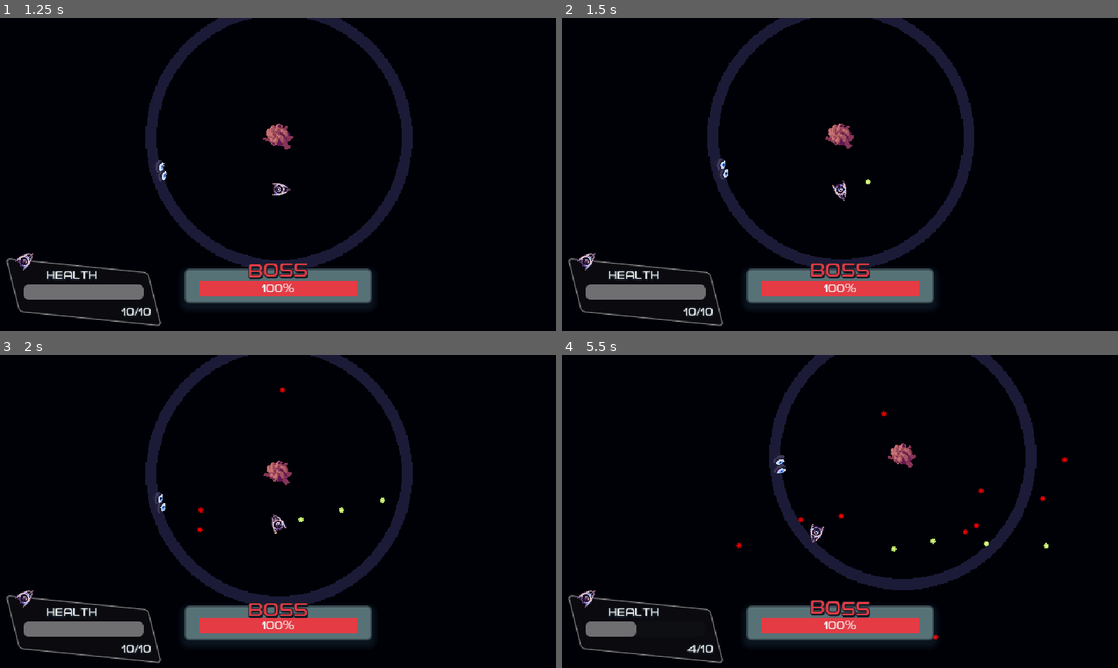
Above: before the commit, frames 1-4 (two rows, left to right).
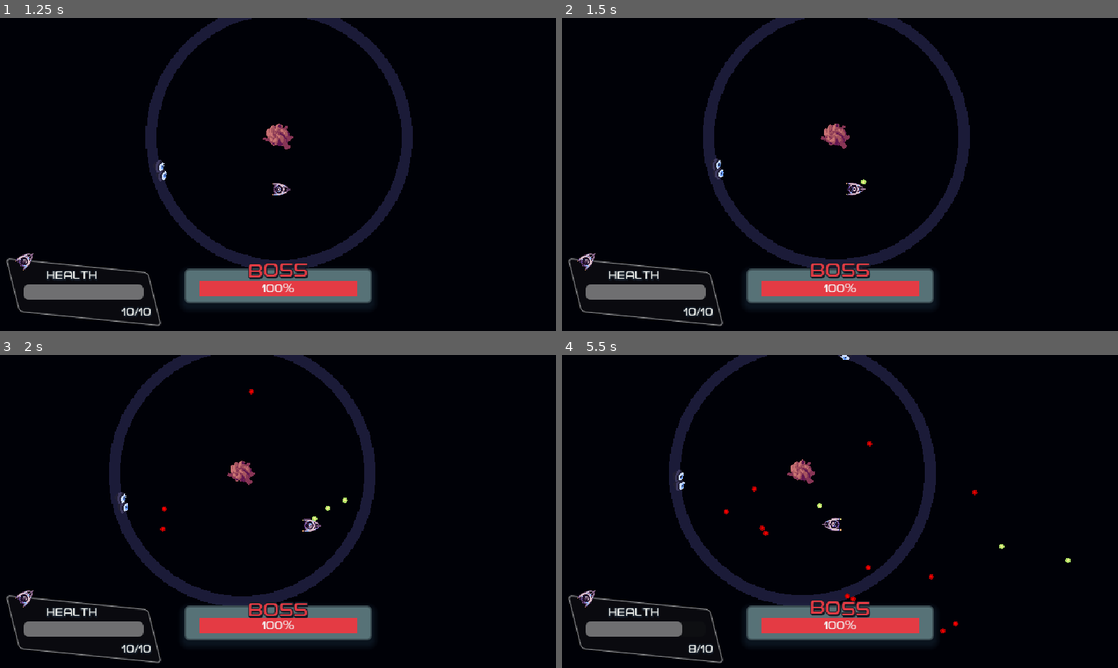
Above: after the commit, the same moments.

Repository: Yoshiip/boss-rush-jam-2024
Game: Godot game, scene res://levels/menu/menu.tscn
The game is run twice, just before and just after one commit, with the same random seed, the same clock (stepped at 60 frames per second) and the same inputs.
Inputs (mouse positions are in pixels of both pictures, inside the frame that each line leads up to):
- Up to frame 1 (1.25 s): click "Play" at 0.5 s
- Up to frame 2 (1.5 s): tap Enter at 1.25 s; move the mouse to (962, 158) at 1.27 s; hold D (steer_right, bound only before the commit) from 1.28 s (still down); hold Space (fire) from 1.28 s (still down)
- Up to frame 3 (2 s): keep holding D (steer_right, bound only before the commit); keep holding Space (fire)
- Up to frame 4 (5.5 s): move the mouse to (728, 527) at 2.02 s; release D (steer_right, bound only before the commit) at 2.03 s; release Space (fire) at 2.03 s; hold S (move_down, bound only after the commit) 2.03-2.78 s; tap Space (fire) at 2.1, 3.6, 5.1 s; move the mouse to (895, 442) at 2.77 s; hold D (steer_right, bound only before the commit) 2.78-3.53 s; hold Space (fire) 2.78-3.53 s; move the mouse to (812, 574) at 3.52 s; hold W (accelerate, bound only before the commit) 3.53-4.28 s; move the mouse to (1006, 558) at 4.27 s; hold Space (fire) 4.28-5.03 s; hold A (steer_left, bound only before the commit) from 4.28 s (still down); move the mouse to (673, 464) at 5.02 s

Frame 1 is identical in both runs. In frame 2, 3.2% of the frame differs, in the area x 25-75%, y 0-80%; in frame 3, 9.2%; in frame 4, 9.8%, in the area x 12-92%, y 0-96%.

Commit message:
8 ways movement

Diff:
--- a/assets/spaceship/spaceship.gd
+++ b/assets/spaceship/spaceship.gd
@@ -5,8 +5,7 @@
 
 const BULLET = preload("res://assets/bullets/bullet/bullet.tscn")
 
-const ROTATE_SPEED = 350.0
-const ACCELERATION_SPEED = 450.0
+const ACCELERATION_SPEED = 250.0
 const FRICTION_COEFF = 1.5
 
 var acceleration_force := Vector2.ZERO
@@ -20,13 +19,17 @@
 const FIRE_SPEED = 0.25
 @onready var fire_timer := FIRE_SPEED
 
+
 func _handle_input(delta: float) -> void:
-	if Input.is_action_pressed("steer_left"):
-		rotation_degrees -= ROTATE_SPEED * delta
-	if Input.is_action_pressed("steer_right"):
-		rotation_degrees += ROTATE_SPEED * delta
-	if Input.is_action_pressed("accelerate"):
-		acceleration_force = Vector2.RIGHT.rotated(rotation) * ACCELERATION_SPEED # forward
+	var axis = Vector2(
+		Input.get_axis("move_left", "move_right"),
+		Input.get_axis("move_up", "move_down")
+	)
+	if axis.length() > 0:
+		velocity = velocity.lerp(axis * ACCELERATION_SPEED, 20.0 * delta)
+		look_at(position+velocity)
+	else:
+		velocity = velocity.lerp(Vector2.ZERO, 2.0 * delta)
 
 func _handle_weapon(delta: float) -> void:
 	fire_timer -= delta
--- a/project.godot
+++ b/project.godot
@@ -39,35 +39,49 @@
 
 [input]
 
-steer_left={
-"deadzone": 0.5,
-"events": [Object(InputEventKey,"resource_local_to_scene":false,"resource_name":"","device":-1,"window_id":0,"alt_pressed":false,"shift_pressed":false,"ctrl_pressed":false,"meta_pressed":false,"pressed":false,"keycode":0,"physical_keycode":65,"key_label":0,"unicode":113,"location":0,"echo":false,"script":null)
-]
-}
-steer_right={
-"deadzone": 0.5,
-"events": [Object(InputEventKey,"resource_local_to_scene":false,"resource_name":"","device":-1,"window_id":0,"alt_pressed":false,"shift_pressed":false,"ctrl_pressed":false,"meta_pressed":false,"pressed":false,"keycode":0,"physical_keycode":68,"key_label":0,"unicode":100,"location":0,"echo":false,"script":null)
-]
-}
-accelerate={
-"deadzone": 0.5,
-"events": [Object(InputEventKey,"resource_local_to_scene":false,"resource_name":"","device":-1,"window_id":0,"alt_pressed":false,"shift_pressed":false,"ctrl_pressed":false,"meta_pressed":false,"pressed":false,"keycode":0,"physical_keycode":87,"key_label":0,"unicode":122,"location":0,"echo":false,"script":null)
-]
-}
-brake={
-"deadzone": 0.5,
-"events": [Object(InputEventKey,"resource_local_to_scene":false,"resource_name":"","device":-1,"window_id":0,"alt_pressed":false,"shift_pressed":false,"ctrl_pressed":false,"meta_pressed":false,"pressed":false,"keycode":0,"physical_keycode":83,"key_label":0,"unicode":115,"location":0,"echo":false,"script":null)
-]
-}
 fire={
 "deadzone": 0.5,
 "events": [Object(InputEventKey,"resource_local_to_scene":false,"resource_name":"","device":-1,"window_id":0,"alt_press …(191 unchanged characters)…
 , Object(InputEventMouseButton,"resource_local_to_scene":false,"resource_name":"","device":-1,"window_id":0,"alt_presse …(244 unchanged characters)…
+, Object(InputEventJoypadMotion,"resource_local_to_scene":false,"resource_name":"","device":-1,"axis":5,"axis_value":1.0,"script":null)
+, Object(InputEventJoypadButton,"resource_local_to_scene":false,"resource_name":"","device":-1,"button_index":0,"pressure":0.0,"pressed":true,"script":null)
 ]
 }
 restart={
 "deadzone": 0.5,
 "events": [Object(InputEventKey,"resource_local_to_scene":false,"resource_name":"","device":-1,"window_id":0,"alt_press …(192 unchanged characters)…
+]
+}
+move_left={
+"deadzone": 0.5,
+"events": [Object(InputEventKey,"resource_local_to_scene":false,"resource_name":"","device":-1,"window_id":0,"alt_pressed":false,"shift_pressed":false,"ctrl_pressed":false,"meta_pressed":false,"pressed":false,"keycode":0,"physical_keycode":65,"key_label":0,"unicode":113,"location":0,"echo":false,"script":null)
+, Object(InputEventKey,"resource_local_to_scene":false,"resource_name":"","device":-1,"window_id":0,"alt_pressed":false,"shift_pressed":false,"ctrl_pressed":false,"meta_pressed":false,"pressed":false,"keycode":0,"physical_keycode":4194319,"key_label":0,"unicode":0,"location":0,"echo":false,"script":null)
+, Object(InputEventJoypadMotion,"resource_local_to_scene":false,"resource_name":"","device":-1,"axis":0,"axis_value":-1.0,"script":null)
+, Object(InputEventJoypadButton,"resource_local_to_scene":false,"resource_name":"","device":-1,"button_index":13,"pressure":0.0,"pressed":true,"script":null)
+]
+}
+move_right={
+"deadzone": 0.5,
+"events": [Object(InputEventKey,"resource_local_to_scene":false,"resource_name":"","device":-1,"window_id":0,"alt_pressed":false,"shift_pressed":false,"ctrl_pressed":false,"meta_pressed":false,"pressed":false,"keycode":0,"physical_keycode":68,"key_label":0,"unicode":100,"location":0,"echo":false,"script":null)
+, Object(InputEventKey,"resource_local_to_scene":false,"resource_name":"","device":-1,"window_id":0,"alt_pressed":false,"shift_pressed":false,"ctrl_pressed":false,"meta_pressed":false,"pressed":false,"keycode":0,"physical_keycode":4194321,"key_label":0,"unicode":0,"location":0,"echo":false,"script":null)
+, Object(InputEventJoypadMotion,"resource_local_to_scene":false,"resource_name":"","device":-1,"axis":0,"axis_value":1.0,"script":null)
+, Object(InputEventJoypadButton,"resource_local_to_scene":false,"resource_name":"","device":-1,"button_index":14,"pressure":0.0,"pressed":true,"script":null)
+]
+}
+move_up={
+"deadzone": 0.5,
+"events": [Object(InputEventKey,"resource_local_to_scene":false,"resource_name":"","device":-1,"window_id":0,"alt_pressed":false,"shift_pressed":false,"ctrl_pressed":false,"meta_pressed":false,"pressed":false,"keycode":0,"physical_keycode":87,"key_label":0,"unicode":122,"location":0,"echo":false,"script":null)
+, Object(InputEventKey,"resource_local_to_scene":false,"resource_name":"","device":-1,"window_id":0,"alt_pressed":false,"shift_pressed":false,"ctrl_pressed":false,"meta_pressed":false,"pressed":false,"keycode":0,"physical_keycode":4194320,"key_label":0,"unicode":0,"location":0,"echo":false,"script":null)
+, Object(InputEventJoypadMotion,"resource_local_to_scene":false,"resource_name":"","device":-1,"axis":1,"axis_value":-1.0,"script":null)
+, Object(InputEventJoypadButton,"resource_local_to_scene":false,"resource_name":"","device":-1,"button_index":11,"pressure":0.0,"pressed":true,"script":null)
+]
+}
+move_down={
+"deadzone": 0.5,
+"events": [Object(InputEventKey,"resource_local_to_scene":false,"resource_name":"","device":-1,"window_id":0,"alt_pressed":false,"shift_pressed":false,"ctrl_pressed":false,"meta_pressed":false,"pressed":false,"keycode":0,"physical_keycode":83,"key_label":0,"unicode":115,"location":0,"echo":false,"script":null)
+, Object(InputEventKey,"resource_local_to_scene":false,"resource_name":"","device":-1,"window_id":0,"alt_pressed":false,"shift_pressed":false,"ctrl_pressed":false,"meta_pressed":false,"pressed":false,"keycode":0,"physical_keycode":4194322,"key_label":0,"unicode":0,"location":0,"echo":false,"script":null)
+, Object(InputEventJoypadMotion,"resource_local_to_scene":false,"resource_name":"","device":-1,"axis":1,"axis_value":1.0,"script":null)
+, Object(InputEventJoypadButton,"resource_local_to_scene":false,"resource_name":"","device":-1,"button_index":12,"pressure":0.0,"pressed":true,"script":null)
 ]
 }
 
